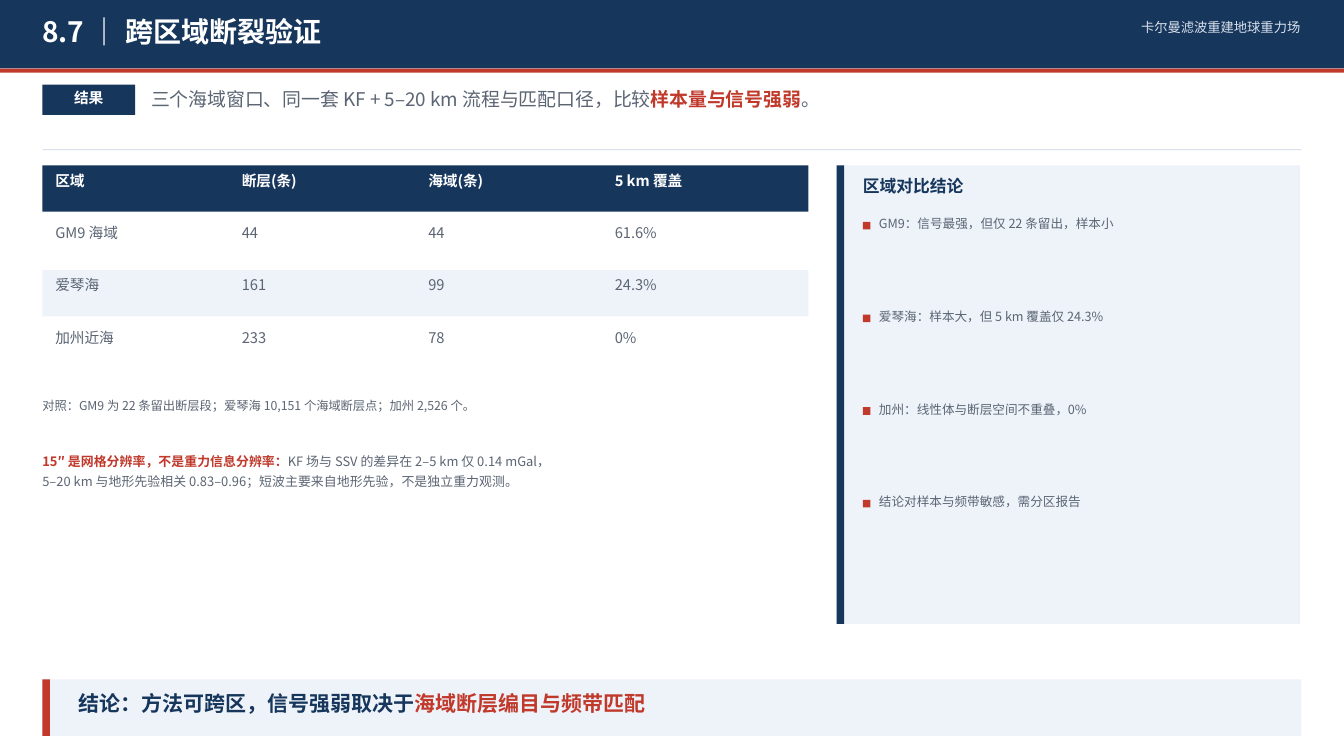
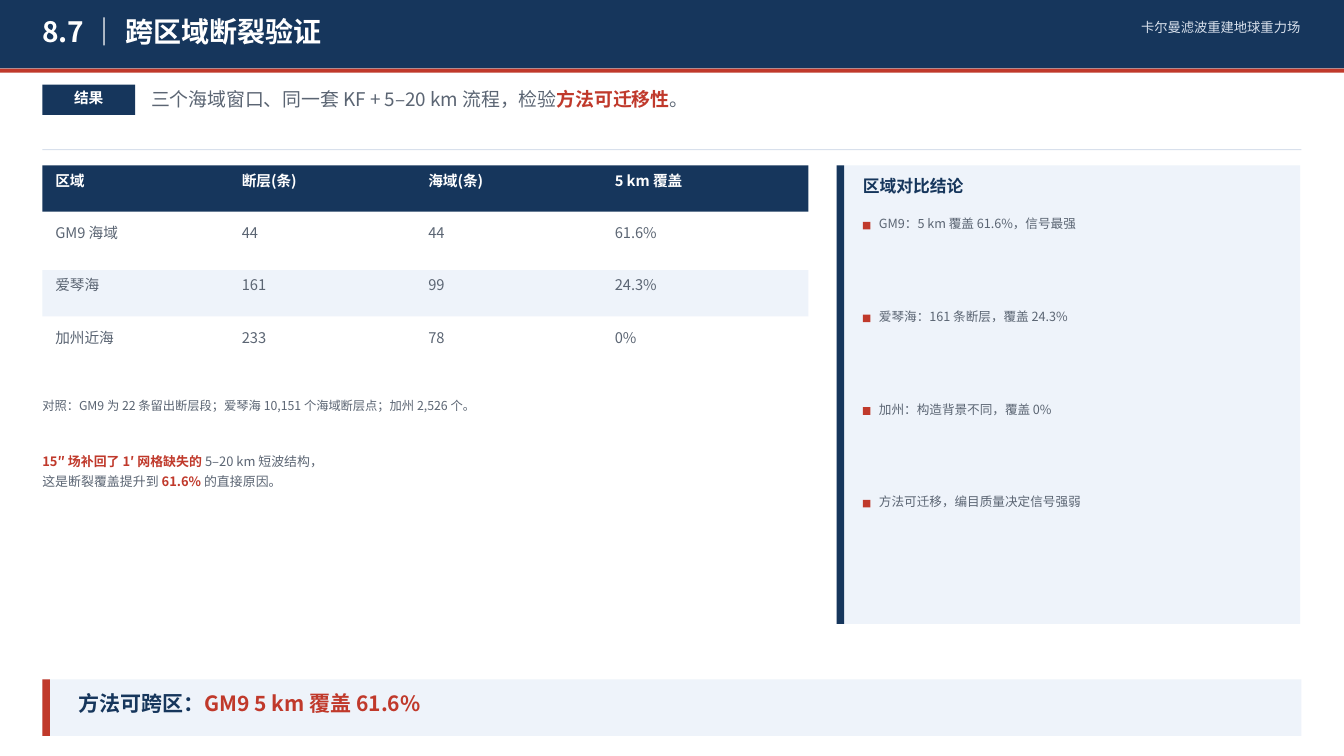
Before and after one commit to shuyunkai/kalman_gravity, a slide deck: slide 20 of ppt/卡尔曼滤波重建地球重力场_含研究内容.pptx. Drawn at 1344x756 pixels with LibreOffice and Linux fonts; fonts in the diff are those of the drawing. Boxes give left, top, right and bottom in pixels: in the first picture for what was removed or moved away, otherwise in the second. Text is boxed around its words. In the diff, an @@ line names an element or a change of style, - is before the commit and + after.

```diff
--- a/ppt/卡尔曼滤波重建地球重力场_含研究内容.pptx
+++ b/ppt/卡尔曼滤波重建地球重力场_含研究内容.pptx
@@ text at (151,90,689,108): text changed @@
-三个海域窗口、同一套 KF + 5–20 km 流程与匹配口径，比较样本量与信号强弱。
+三个海域窗口、同一套 KF + 5–20 km 流程，检验方法可迁移性。
@@ text at (879,217,1076,229): text changed @@
-GM9：信号最强，但仅 22 条留出，样本小
+GM9：5 km 覆盖 61.6%，信号最强
@@ text at (879,310,1068,322): text changed @@
-爱琴海：样本大，但 5 km 覆盖仅 24.3%
+爱琴海：161 条断层，覆盖 24.3%
@@ text at (879,403,1052,415): text changed @@
-加州：线性体与断层空间不重叠，0%
+加州：构造背景不同，覆盖 0%
@@ text at (42,455,323,487): text changed @@
-15″ 是网格分辨率，不是重力信息分辨率：KF 场与 SSV 的差异在 2–5 km 仅 0.14 mGal，
-5–20 km 与地形先验相关 0.83–0.96；短波主要来自地形先验，不是独立重力观测。
+15″ 场补回了 1′ 网格缺失的 5–20 km 短波结构，
+这是断裂覆盖提升到 61.6% 的直接原因。
@@ text at (879,495,1081,507): text changed @@
-结论对样本与频带敏感，需分区报告
+方法可迁移，编目质量决定信号强弱
@@ text at (79,690,420,716): text changed; text colour #16365C to #C0392B @@
-结论：方法可跨区，信号强弱取决于海域断层编目与频带匹配
+方法可跨区：GM9 5 km 覆盖 61.6%
```
Also in this commit, not shown: 1 other slide changed, 3 other files.
